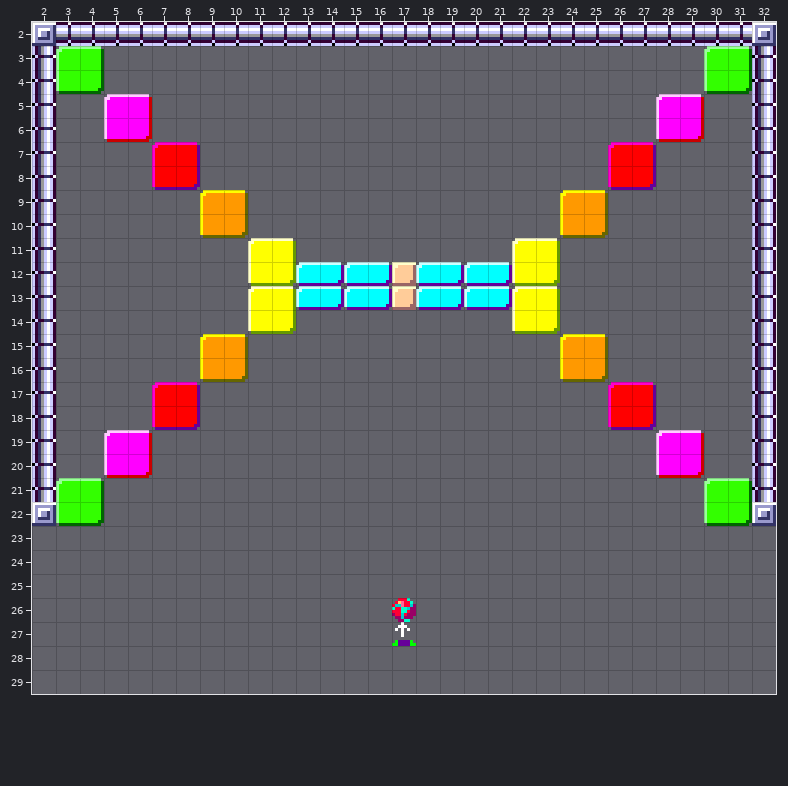
Tiled map -- tools/breakout_editor/xmarks.tmx. Above is the file before it was changed.
Cells are 8x8 px. Shown: x 2..32, y 2..29.
The result:
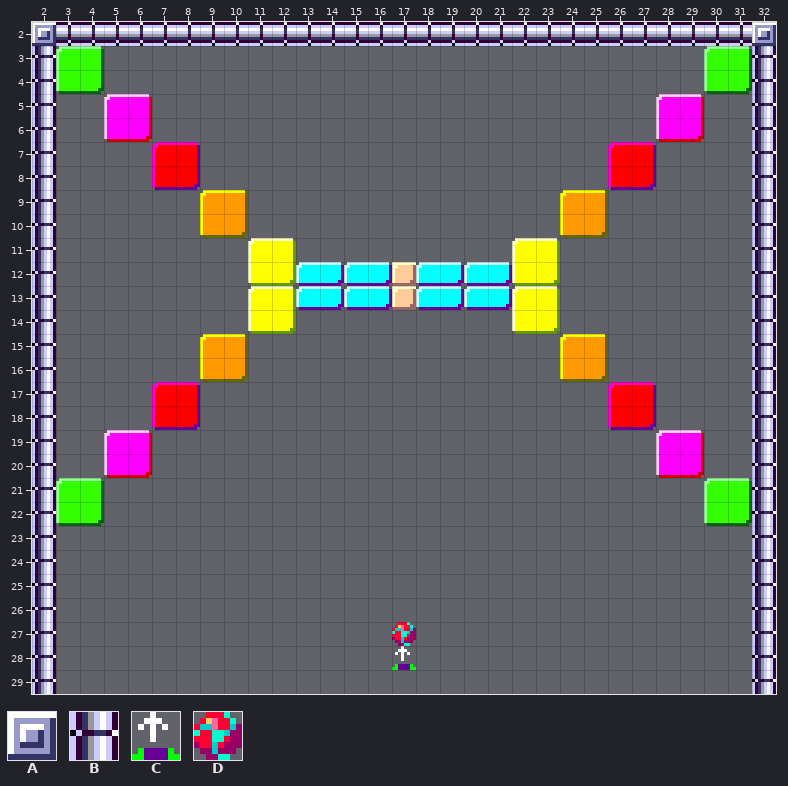
Key: from "breakout-tiles": A 1, B 7, C 128, D 144.
_ is an empty cell.
From old to new:
{"where": "layer \"Tile Layer 1\""}
{"y":22,"x":2,"old":"A","new":"B"}
{"y":22,"x":32,"old":"A","new":"B"}
{"y":23,"x":2,"old":"_","new":"B"}
{"y":23,"x":32,"old":"_","new":"B"}
{"y":24,"x":2,"old":"_","new":"B"}
{"y":24,"x":32,"old":"_","new":"B"}
{"y":25,"x":2,"old":"_","new":"B"}
{"y":25,"x":32,"old":"_","new":"B"}
{"y":26,"x":2,"old":"_","new":"B"}
{"y":26,"x":17,"old":"D","new":"_"}
{"y":26,"x":32,"old":"_","new":"B"}
{"y":27,"x":2,"old":"_","new":"B"}
{"y":27,"x":17,"old":"C","new":"D"}
{"y":27,"x":32,"old":"_","new":"B"}
{"y":28,"x":2,"old":"_","new":"B"}
{"y":28,"x":17,"old":"_","new":"C"}
{"y":28,"x":32,"old":"_","new":"B"}
{"y":29,"x":2,"old":"_","new":"B"}
{"y":29,"x":32,"old":"_","new":"B"}
